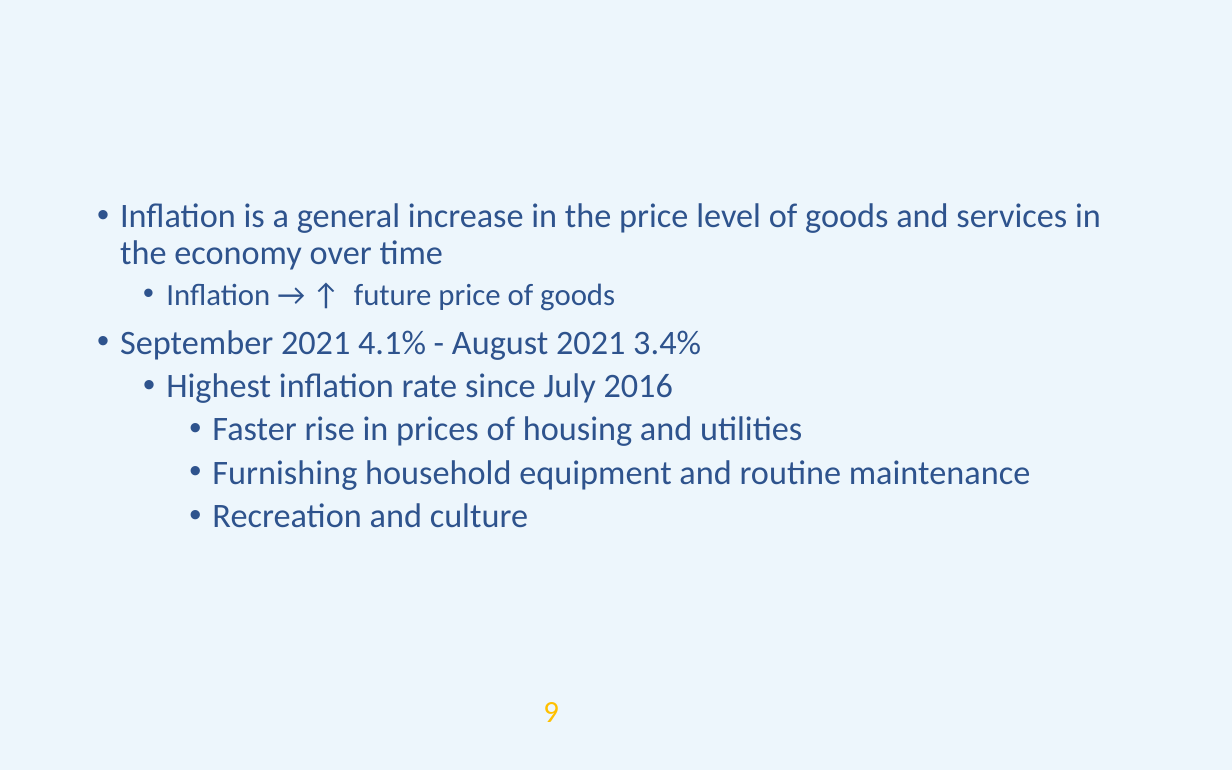
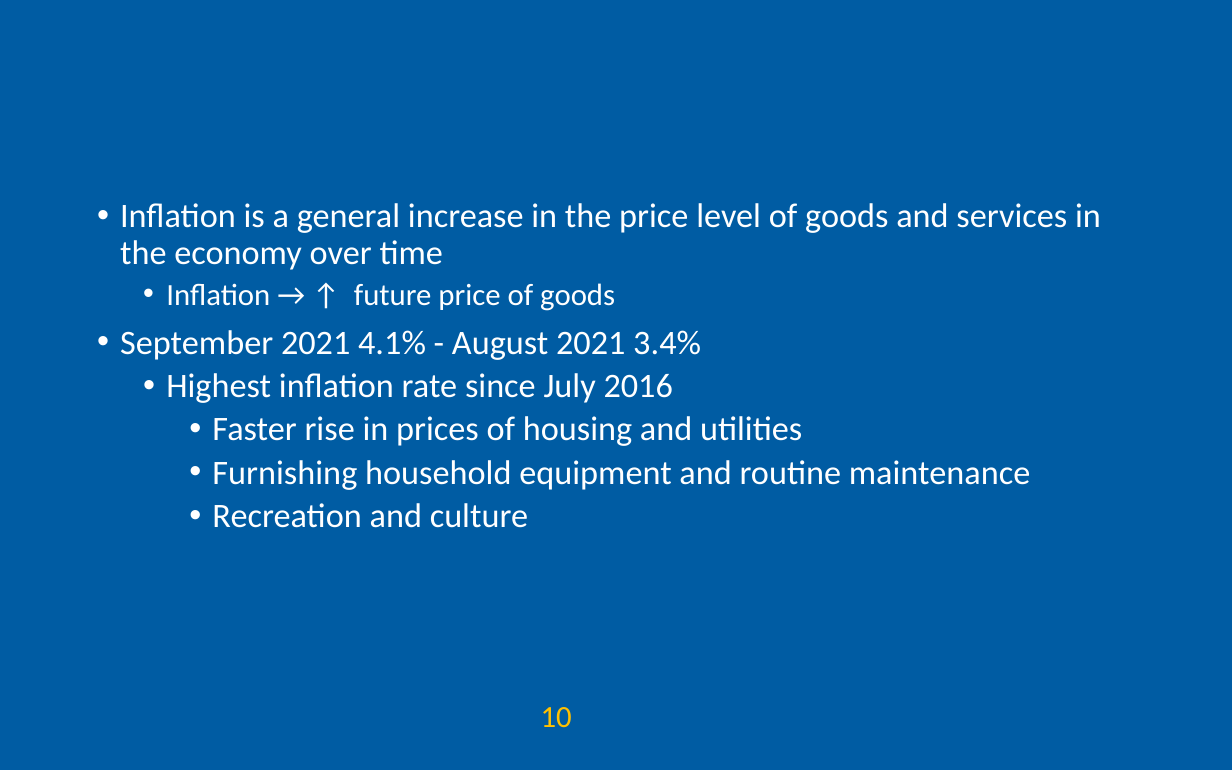
Before and after one commit to AEGDDI/idr305, a slide deck: slide 10 of lectures/L9.pptx (slide 9 before the commit). Drawn at 1232x770 pixels with LibreOffice and Linux fonts; fonts in the diff are those of the drawing; grey boxes stand for pictures; background and template pictures are left out. Boxes give left, top, right and bottom in pixels: in the first picture for what was removed or moved away, otherwise in the second. Text is boxed around its words. In the diff, an @@ line names an element or a change of style, - is before the commit and + after.

```diff
--- a/lectures/L9.pptx
+++ b/lectures/L9.pptx
@@ rectangle at (0, 0, 1232, 770): fill #EDF6FC to #005CA3 @@
@@ text "Inflation is a general increase ..." at (120, 203, 1101, 528): text colour #2E538D to #FFFFFF @@
@@ page number added at (541, 707, 572, 728), 18 pt, text #FFC000 @@
+10
@@ page number removed at (543, 702, 559, 722) @@
-9
```
Also in this commit, not shown: 2 other slides changed, 6 slides added, 2 slides removed, 2 other files.
